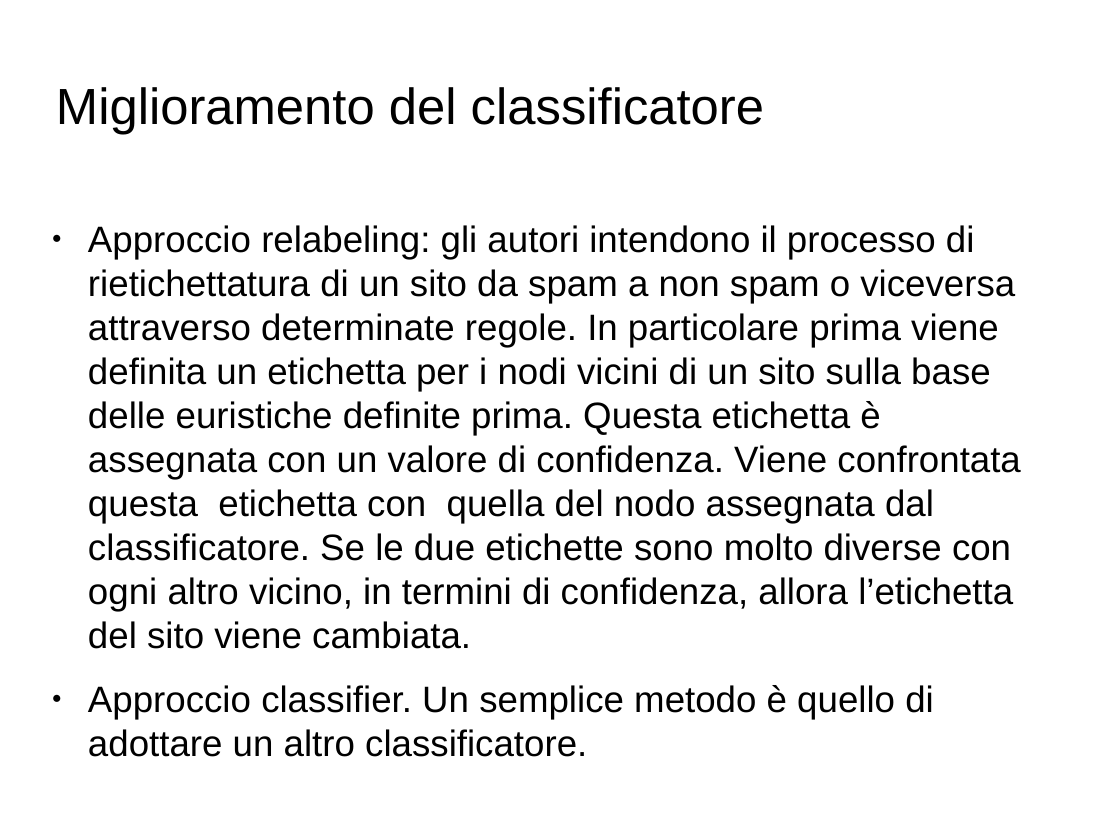
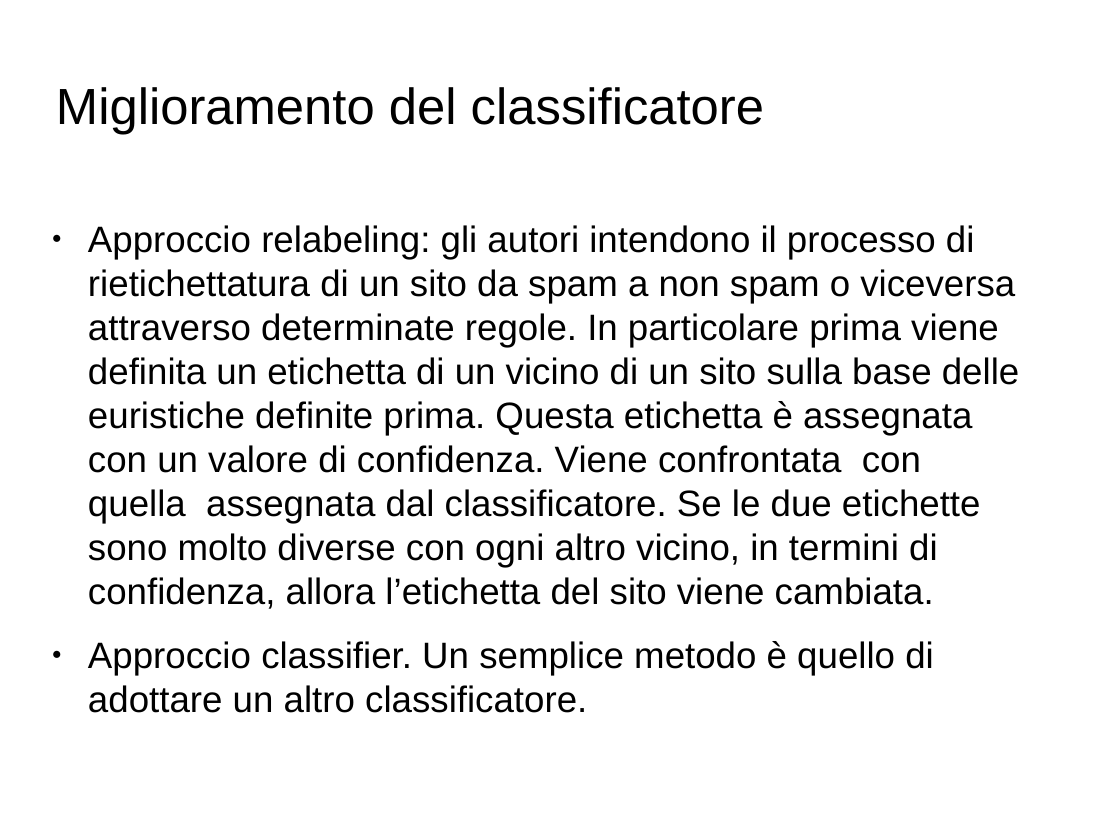
Before and after one commit to Toolanto/presentation, a slide deck: slide 161 of presentazione.odp (slide 153 before the commit). Drawn at 1120x840 pixels with LibreOffice and Linux fonts; fonts in the diff are those of the drawing; background and template pictures are left out. Boxes give left, top, right and bottom in pixels: in the first picture for what was removed or moved away, otherwise in the second. Text is boxed around its words. In the diff, an @@ line names an element or a change of style, - is before the commit and + after.

```diff
--- a/presentazione.odp
+++ b/presentazione.odp
@@ text at [88, 225, 1019, 609]: text changed @@
-● Approccio relabeling: gli autori intendono il processo di rietichettatura di un sito da spam a non spam o viceversa attraverso determinate regole. In particolare prima viene definita un etichetta per i nodi vicini di un sito sulla base delle euristiche definite prima. Questa etichetta è assegnata con un valore di confidenza. Viene confrontata questa etichetta con quella del nodo assegnata dal classificatore. Se le due etichette sono molto diverse con ogni altro vicino, in termini di confidenza, allora l’etichetta del sito viene cambiata.
+● Approccio relabeling: gli autori intendono il processo di rietichettatura di un sito da spam a non spam o viceversa attraverso determinate regole. In particolare prima viene definita un etichetta di un vicino di un sito sulla base delle euristiche definite prima. Questa etichetta è assegnata con un valore di confidenza. Viene confrontata con quella assegnata dal classificatore. Se le due etichette sono molto diverse con ogni altro vicino, in termini di confidenza, allora l’etichetta del sito viene cambiata.
```
Also in this commit, not shown: 51 other slides changed, 12 slides added, 4 slides removed, 1 other file.
